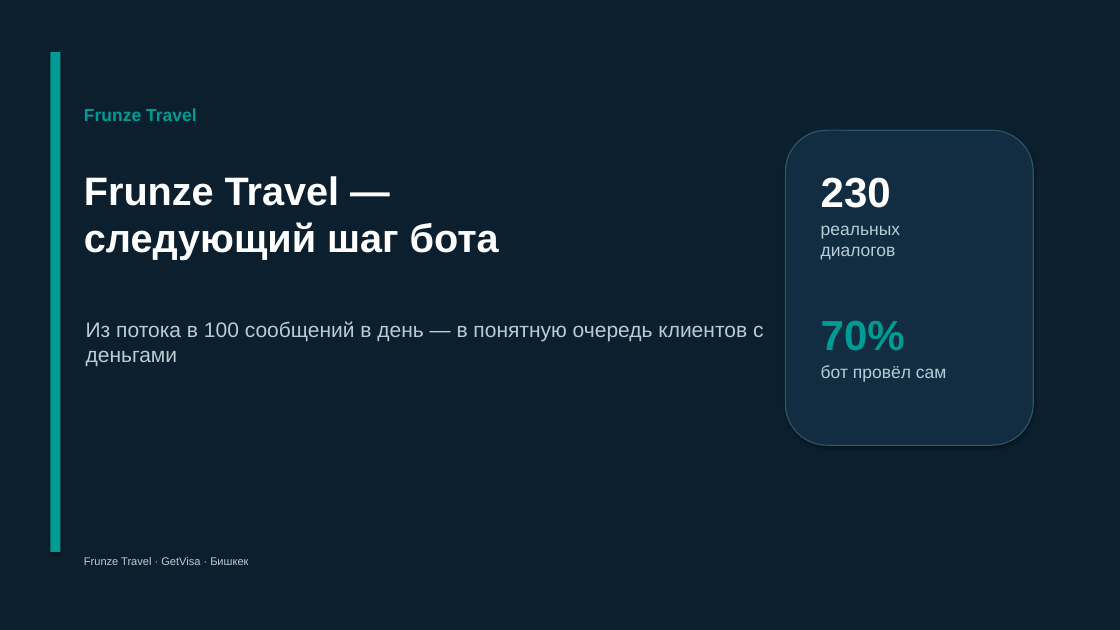
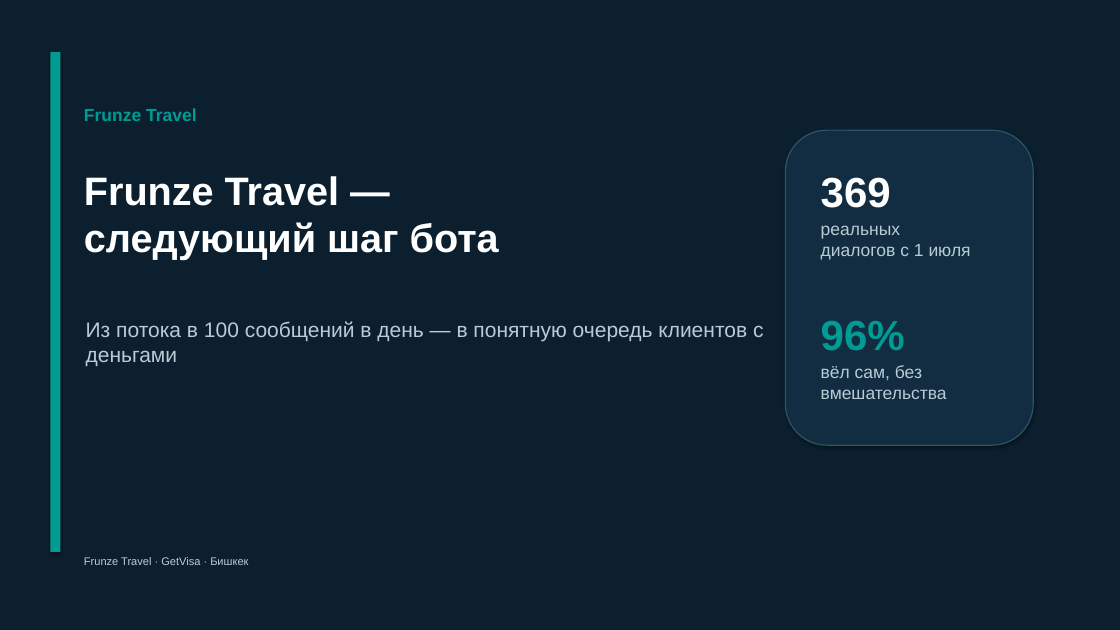
Before and after one commit to Ulfacar/frunze-travel-bot, a slide deck: slide 1 of frunze_presentation_build.pptx. Drawn at 1120x630 pixels with LibreOffice and Linux fonts; fonts in the diff are those of the drawing. Boxes give left, top, right and bottom in pixels: in the first picture for what was removed or moved away, otherwise in the second. Text is boxed around its words. In the diff, an @@ line names an element or a change of style, - is before the commit and + after.

```diff
--- a/frunze_presentation_build.pptx
+++ b/frunze_presentation_build.pptx
@@ text at [821,177,891,208]: text changed @@
-230
+369
@@ text at [821,244,971,260]: text changed @@
-диалогов
+диалогов с 1 июля
@@ text at [821,321,905,351]: text changed @@
-70%
+96%
@@ text at [821,365,947,399]: text changed @@
-бот провёл сам
+вёл сам, без
+вмешательства
```
Also in this commit, not shown: 3 other slides changed, 5 slides added, 1 slide removed, 9 other files.
